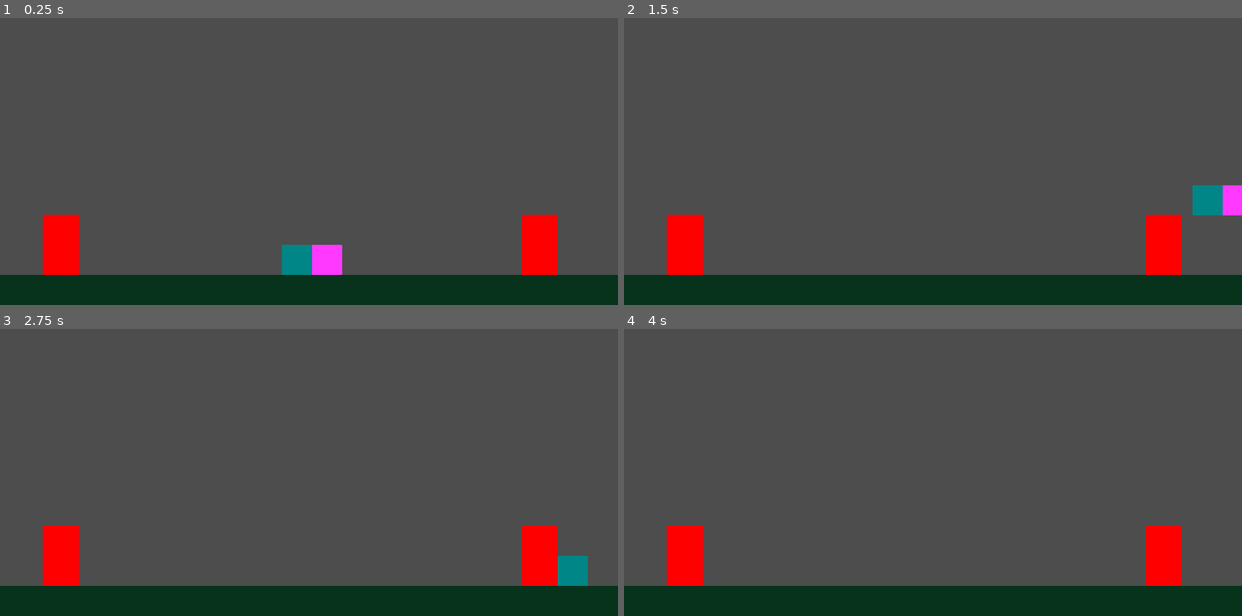
Above: before the commit, frames 1-4 (two rows, left to right).
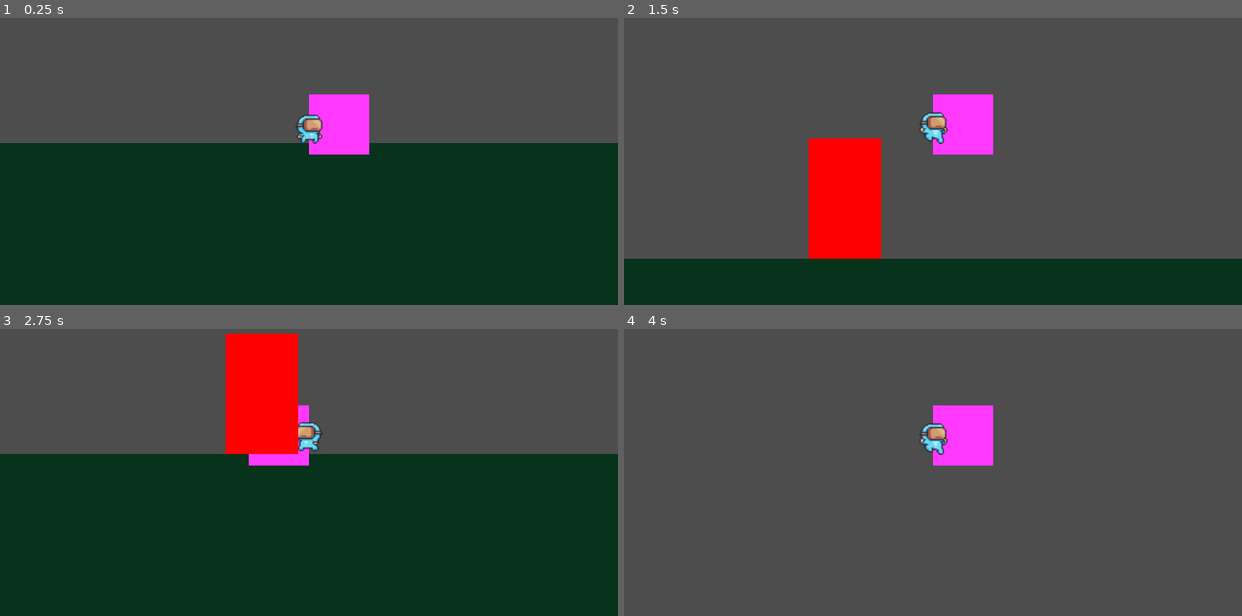
Above: after the commit, the same moments.

Repository: rayar93/asset-flip-game
Game: Godot game, scene res://Scene/Testing/level.tscn
The game is run twice, just before and just after one commit, with the same random seed, the same clock (stepped at 60 frames per second) and the same inputs.
Inputs:
- Up to frame 1 (0.25 s): no input
- Up to frame 2 (1.5 s): tap Enter (ui_accept) at 0.5, 0.8, 1.35 s; hold Right (ui_right) from 0.53 s (still down); tap J (attack) at 0.6 s; tap Space (jump) at 0.77, 1.07 s
- Up to frame 3 (2.75 s): tap Space (jump) at 1.52, 1.55, 1.82, 2.1 s; release Right (ui_right) at 2.03 s; hold Left (move_left) from 2.03 s (still down); tap J (attack) at 2.3 s
- Up to frame 4 (4 s): release Left (move_left) at 2.78 s; hold Right (ui_right) from 2.78 s (still down); tap J (attack) at 2.85 s; tap Space (jump) at 3.02, 3.32, 3.77, 3.8 s; tap Enter (ui_accept) at 3.05, 3.6 s

The runs differ from the first frame. In frame 1, 48% of the frame differs, in the area x 0-100%, y 26-90%; in frame 2, 15%; in frame 3, 51%, in the area x 0-100%, y 1-90%; in frame 4, 15%.

Commit message:
Added player animations.

Diff:
--- a/Scene/Character Scenes/player.tscn
+++ b/Scene/Character Scenes/player.tscn
@@ -1,12 +1,206 @@
 [gd_scene format=3 uid="uid://pdnlykm857d6"]
 
 [ext_resource type="Script" uid="uid://cl0yfwj0x7xw1" path="res://Scripts/player.gd" id="1_avyrm"]
+[ext_resource type="Texture2D" uid="uid://b5s0bra6kikod" path="res://Assets/Virtual Guy/Fall (32x32).png" id="2_v6r3e"]
+[ext_resource type="Texture2D" uid="uid://bmpbsm34frgp6" path="res://Assets/Virtual Guy/Idle (32x32).png" id="3_qma10"]
+[ext_resource type="Texture2D" uid="uid://bwi4vi7822hco" path="res://Assets/Virtual Guy/Jump (32x32).png" id="4_nir8a"]
+[ext_resource type="Texture2D" uid="uid://cu4pdh6xnjql0" path="res://Assets/Virtual Guy/Run (32x32).png" id="5_npr22"]
 
 [sub_resource type="RectangleShape2D" id="RectangleShape2D_sh265"]
-size = Vector2(50, 50)
+size = Vector2(20, 25)
 
 [sub_resource type="RectangleShape2D" id="RectangleShape2D_4flbx"]
 size = Vector2(50, 50)
+
+[sub_resource type="AtlasTexture" id="AtlasTexture_iy31x"]
+atlas = ExtResource("3_qma10")
+region = Rect2(0, 0, 32, 32)
+
+[sub_resource type="AtlasTexture" id="AtlasTexture_mx2v3"]
+atlas = ExtResource("3_qma10")
+region = Rect2(32, 0, 32, 32)
+
+[sub_resource type="AtlasTexture" id="AtlasTexture_a3c8g"]
+atlas = ExtResource("3_qma10")
+region = Rect2(64, 0, 32, 32)
+
+[sub_resource type="AtlasTexture" id="AtlasTexture_25hks"]
+atlas = ExtResource("3_qma10")
+region = Rect2(96, 0, 32, 32)
+
+[sub_resource type="AtlasTexture" id="AtlasTexture_ie8cs"]
+atlas = ExtResource("3_qma10")
+region = Rect2(128, 0, 32, 32)
+
+[sub_resource type="AtlasTexture" id="AtlasTexture_87dgt"]
+atlas = ExtResource("3_qma10")
+region = Rect2(160, 0, 32, 32)
+
+[sub_resource type="AtlasTexture" id="AtlasTexture_r20th"]
+atlas = ExtResource("3_qma10")
+region = Rect2(192, 0, 32, 32)
+
+[sub_resource type="AtlasTexture" id="AtlasTexture_am87w"]
+atlas = ExtResource("3_qma10")
+region = Rect2(224, 0, 32, 32)
+
+[sub_resource type="AtlasTexture" id="AtlasTexture_kxh8q"]
+atlas = ExtResource("3_qma10")
+region = Rect2(256, 0, 32, 32)
+
+[sub_resource type="AtlasTexture" id="AtlasTexture_xltxb"]
+atlas = ExtResource("3_qma10")
+region = Rect2(288, 0, 32, 32)
+
+[sub_resource type="AtlasTexture" id="AtlasTexture_xxyn4"]
+atlas = ExtResource("3_qma10")
+region = Rect2(320, 0, 32, 32)
+
+[sub_resource type="AtlasTexture" id="AtlasTexture_lqt8x"]
+atlas = ExtResource("5_npr22")
+region = Rect2(0, 0, 32, 32)
+
+[sub_resource type="AtlasTexture" id="AtlasTexture_3uxlr"]
+atlas = ExtResource("5_npr22")
+region = Rect2(32, 0, 32, 32)
+
+[sub_resource type="AtlasTexture" id="AtlasTexture_b12gh"]
+atlas = ExtResource("5_npr22")
+region = Rect2(64, 0, 32, 32)
+
+[sub_resource type="AtlasTexture" id="AtlasTexture_ecac2"]
+atlas = ExtResource("5_npr22")
+region = Rect2(96, 0, 32, 32)
+
+[sub_resource type="AtlasTexture" id="AtlasTexture_18xxm"]
+atlas = ExtResource("5_npr22")
+region = Rect2(128, 0, 32, 32)
+
+[sub_resource type="AtlasTexture" id="AtlasTexture_rkr6t"]
+atlas = ExtResource("5_npr22")
+region = Rect2(160, 0, 32, 32)
+
+[sub_resource type="AtlasTexture" id="AtlasTexture_v5yrh"]
+atlas = ExtResource("5_npr22")
+region = Rect2(192, 0, 32, 32)
+
+[sub_resource type="AtlasTexture" id="AtlasTexture_7jqgj"]
+atlas = ExtResource("5_npr22")
+region = Rect2(224, 0, 32, 32)
+
+[sub_resource type="AtlasTexture" id="AtlasTexture_pas7a"]
+atlas = ExtResource("5_npr22")
+region = Rect2(256, 0, 32, 32)
+
+[sub_resource type="AtlasTexture" id="AtlasTexture_tu6js"]
+atlas = ExtResource("5_npr22")
+region = Rect2(288, 0, 32, 32)
+
+[sub_resource type="AtlasTexture" id="AtlasTexture_8hkpg"]
+atlas = ExtResource("5_npr22")
+region = Rect2(320, 0, 32, 32)
+
+[sub_resource type="AtlasTexture" id="AtlasTexture_v08t7"]
+atlas = ExtResource("5_npr22")
+region = Rect2(352, 0, 32, 32)
+
+[sub_resource type="SpriteFrames" id="SpriteFrames_4x2cv"]
+animations = [{
+"frames": [{
+"duration": 1.0,
+"texture": ExtResource("2_v6r3e")
+}],
+"loop": true,
+"name": &"fall",
+"speed": 5.0
+}, {
+"frames": [{
+"duration": 1.0,
+"texture": SubResource("AtlasTexture_iy31x")
+}, {
+"duration": 1.0,
+"texture": SubResource("AtlasTexture_mx2v3")
+}, {
+"duration": 1.0,
+"texture": SubResource("AtlasTexture_a3c8g")
+}, {
+"duration": 1.0,
+"texture": SubResource("AtlasTexture_25hks")
+}, {
+"duration": 1.0,
+"texture": SubResource("AtlasTexture_ie8cs")
+}, {
+"duration": 1.0,
+"texture": SubResource("AtlasTexture_87dgt")
+}, {
+"duration": 1.0,
+"texture": SubResource("AtlasTexture_r20th")
+}, {
+"duration": 1.0,
+"texture": SubResource("AtlasTexture_am87w")
+}, {
+"duration": 1.0,
+"texture": SubResource("AtlasTexture_kxh8q")
+}, {
+"duration": 1.0,
+"texture": SubResource("AtlasTexture_xltxb")
+}, {
+"duration": 1.0,
+"texture": SubResource("AtlasTexture_xxyn4")
+}],
+"loop": true,
+"name": &"idle",
+"speed": 5.0
+}, {
+"frames": [{
+"duration": 1.0,
+"texture": ExtResource("4_nir8a")
+}],
+"loop": true,
+"name": &"jump",
+"speed": 5.0
+}, {
+"frames": [{
+"duration": 1.0,
+"texture": SubResource("AtlasTexture_lqt8x")
+}, {
+"duration": 1.0,
+"texture": SubResource("AtlasTexture_3uxlr")
+}, {
+"duration": 1.0,
+"texture": SubResource("AtlasTexture_b12gh")
+}, {
+"duration": 1.0,
+"texture": SubResource("AtlasTexture_ecac2")
+}, {
+"duration": 1.0,
+"texture": SubResource("AtlasTexture_18xxm")
+}, {
+"duration": 1.0,
+"texture": SubResource("AtlasTexture_rkr6t")
+}, {
+"duration": 1.0,
+"texture": SubResource("AtlasTexture_v5yrh")
+}, {
+"duration": 1.0,
+"texture": SubResource("AtlasTexture_7jqgj")
+}, {
+"duration": 1.0,
+"texture": SubResource("AtlasTexture_pas7a")
+}, {
+"duration": 1.0,
+"texture": SubResource("AtlasTexture_tu6js")
+}, {
+"duration": 1.0,
+"texture": SubResource("AtlasTexture_8hkpg")
+}, {
+"duration": 1.0,
+"texture": SubResource("AtlasTexture_v08t7")
+}],
+"loop": true,
+"name": &"run",
+"speed": 10.0
+}]
 
 [node name="Player" type="CharacterBody2D" unique_id=454716346]
 script = ExtResource("1_avyrm")
@@ -15,17 +209,11 @@
 gravity = 1500
 
 [node name="CollisionShape2D" type="CollisionShape2D" parent="." unique_id=923760691]
+position = Vector2(1, 3)
 shape = SubResource("RectangleShape2D_sh265")
 
-[node name="ColorRect" type="ColorRect" parent="." unique_id=757504444]
-offset_left = -25.0
-offset_top = -25.0
-offset_right = 25.0
-offset_bottom = 25.0
-color = Color(0, 0.5262707, 0.5266111, 1)
-
 [node name="AttackArea" type="Area2D" parent="." unique_id=296612009]
-position = Vector2(50, 0)
+position = Vector2(25, 0)
 monitoring = false
 
 [node name="CollisionShape2D" type="CollisionShape2D" parent="AttackArea" unique_id=1530880413]
@@ -37,3 +225,12 @@
 offset_right = 25.0
 offset_bottom = 25.0
 color = Color(1, 0.22352941, 1, 1)
+
+[node name="AnimatedSprite2D" type="AnimatedSprite2D" parent="." unique_id=1309260295]
+sprite_frames = SubResource("SpriteFrames_4x2cv")
+animation = &"run"
+frame_progress = 0.36937833
+
+[node name="Camera2D" type="Camera2D" parent="." unique_id=1792891821]
+zoom = Vector2(2, 2)
+position_smoothing_speed = 10.0
--- a/Scripts/player.gd
+++ b/Scripts/player.gd
@@ -7,11 +7,14 @@
 @export var attack_duration = 0.1 # seconds
 
 @onready var attack_area: Area2D = $AttackArea # rename AttackArea node
+@onready var anim: AnimatedSprite2D = $AnimatedSprite2D
 
 var facing = 1 # 1 is right, -1 is left
+var is_attacking = false
 
 func _ready():
 	attack_area.monitoring = false
+	anim.play("idle")
 
 # _physics_process() is called by the engine every tick
 # we use this instead of _process so that physics is independent of framerate
@@ -32,16 +35,34 @@
 	else:
 		velocity.x = 0
 
+	anim.flip_h = (facing == -1) # flip sprite when player is facing left
 	attack_area.position.x = abs(attack_area.position.x) * facing
 
 	# Handle attacking
 	if Input.is_action_just_pressed("attack"):
 		do_attack()
 
+	# Pick an animation
+	if not is_attacking:
+		if not is_on_floor():
+			if velocity.y < 0:
+				play_anim("jump")
+			else:
+				play_anim("fall")
+		elif abs(velocity.x) > 0:
+			play_anim("run")
+		else:
+			play_anim("idle")
+
 	# move_and_slide() takes our velocity and handles collision
 	move_and_slide()
 
+func play_anim(anim_name: String):
+	if anim.animation != anim_name:
+		anim.play(anim_name)
+
 func do_attack():
+	is_attacking = true
 	attack_area.monitoring = true
 	await get_tree().physics_frame
 
@@ -52,28 +73,4 @@
 	await get_tree().create_timer(attack_duration).timeout
 	attack_area.monitoring = false
 
-""" Below is the default script for CharacterBody2D, for reference.
-
-const SPEED = 300.0
-const JUMP_VELOCITY = -400.0
-
-
-func _physics_process(delta: float) -> void:
-	# Add the gravity.
-	if not is_on_floor():
-		velocity += get_gravity() * delta
-
-	# Handle jump.
-	if Input.is_action_just_pressed("ui_accept") and is_on_floor():
-		velocity.y = JUMP_VELOCITY
-
-	# Get the input direction and handle the movement/deceleration.
-	# As good practice, you should replace UI actions with custom gameplay actions.
-	var direction := Input.get_axis("ui_left", "ui_right")
-	if direction:
-		velocity.x = direction * SPEED
-	else:
-		velocity.x = move_toward(velocity.x, 0, SPEED)
-
-	move_and_slide()
-"""
+	is_attacking = false
